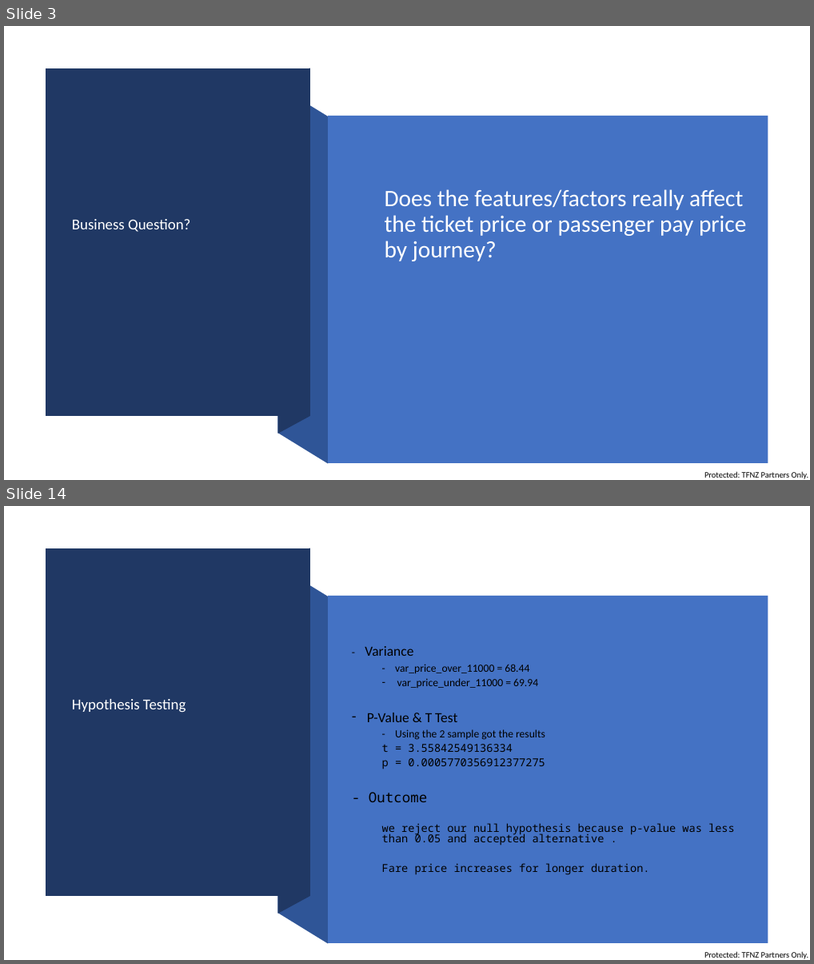
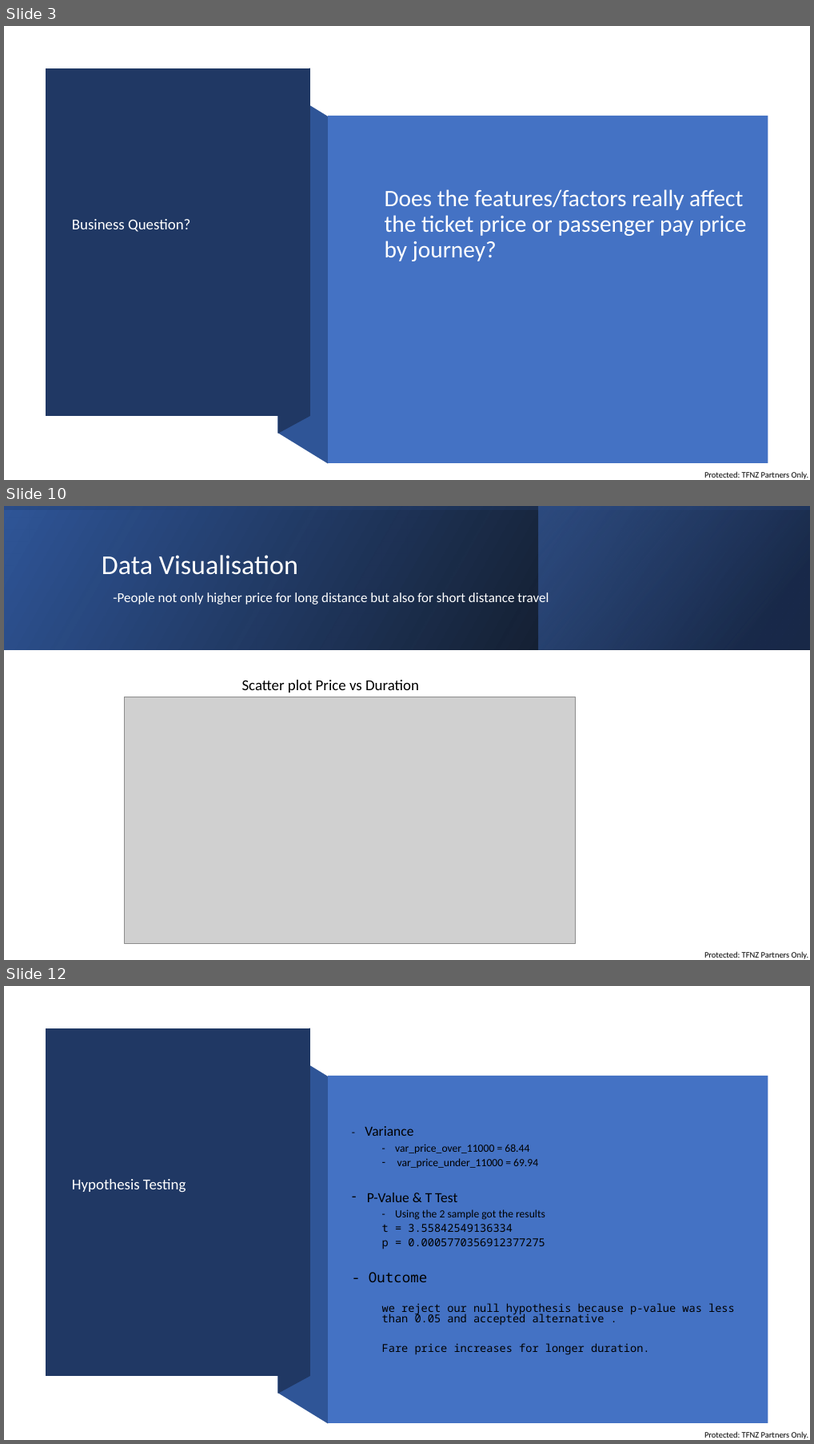
Before and after one commit to divraj2022/IOD_DIV, a slide deck: Mini Project 1/Mini Project 1.PPTX. Shown one above the other, each under a label of ours: slides 3 and 14 before the commit, slides 3, 10 and 12 after it; the slides between them are not shown. The pictures are 814x964 and 814x1444 pixels, drawn with LibreOffice and Linux fonts; fonts in the diff are those of the drawing; grey boxes stand for pictures. Boxes give left, top, right and bottom in pixels: in the first picture for what was removed or moved away, otherwise in the second. Text is boxed around its words. In the diff, an @@ line names an element or a change of style, - is before the commit and + after.

```diff
--- a/Mini Project 1/Mini Project 1.PPTX
+++ b/Mini Project 1/Mini Project 1.PPTX
@@ slide 10 added at (4,506,810,960), background #FFFFFF; not listed: 1 template element that a slide beside it also shows @@
@@ rectangle added at (4,506,810,649), fill gradient #000000 to #2F5597 @@
@@ rectangle added at (4,506,810,649), fill gradient #2F5597 to #000000 @@
@@ rectangle added at (538,506,810,649), fill gradient #203864 to #4472C4 @@
@@ title added at (102,555,549,604), 16.2 pt, text #FFFFFF @@
+Data Visualisation
+-People not only higher price for long distance but also for short distance travel
@@ picture added at (124,697,576,944) @@
@@ text added at (242,680,419,692), 18 pt, text #000000 @@
+Scatter plot Price vs Duration
@@ what was slide 14 is now slide 12 @@
```
Also in this commit, not shown: 4 slides changed, 4 other slides added, 8 slides removed, 1 other file.
